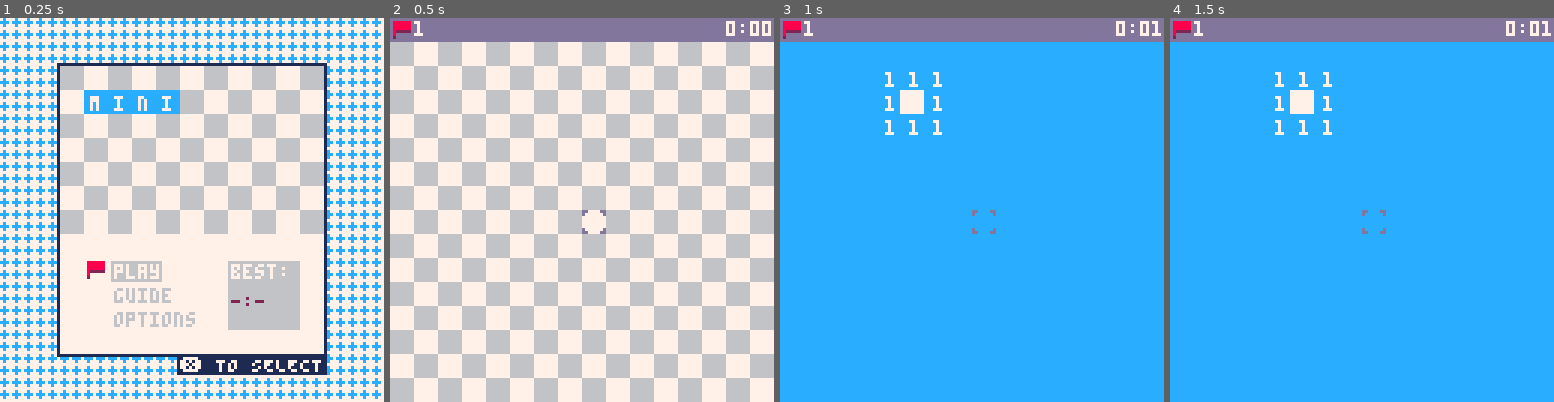
Above: before the commit, frames 1-4 (left to right).
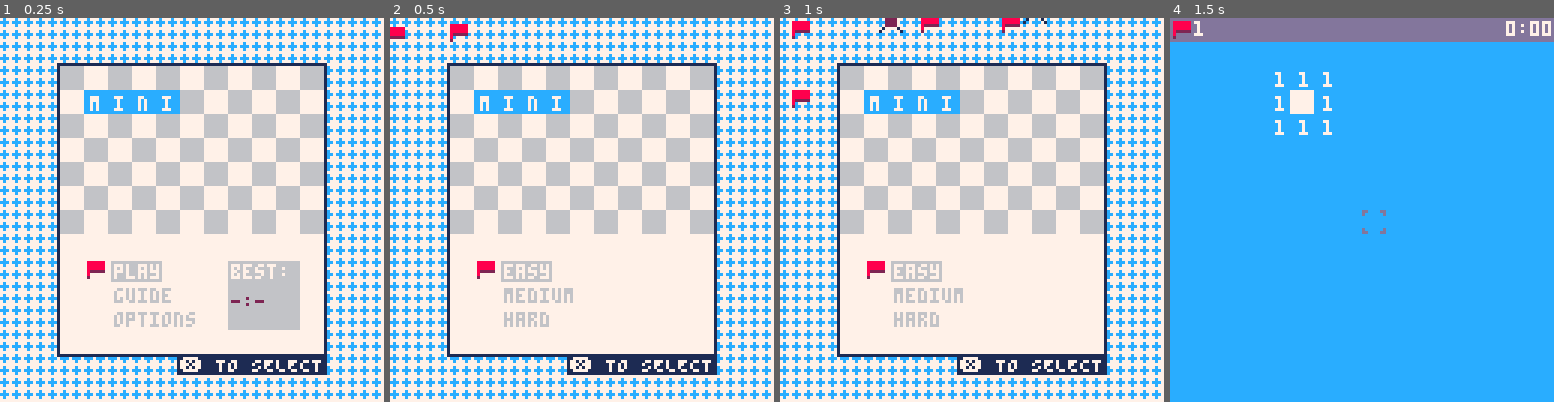
Above: after the commit, the same moments.

Repository: wsasaki01/mini-mines
Game: PICO-8 cartridge mini-mines.p8
Two runs of this game, one before a commit and one after it. Both use one fixed random seed, a clock stepped at 60 frames per second and the inputs below.
Inputs (mouse positions are in pixels of both pictures, inside the frame that each line leads up to):
- Up to frame 1 (0.25 s): no input
- Up to frame 2 (0.5 s): tap X (X key) at 0.33 s
- Up to frame 3 (1 s): click (1060, 121) at 0.67 s; tap O (Z key) at 0.7 s
- Up to frame 4 (1.5 s): tap X (X key) at 1.07 s; click (1216, 267) at 1.22 s

Frame 1 is identical in both runs. In frame 2, 62% of the frame differs, in the area x 0-100%, y 0-100%; in frame 3, 87%; in frame 4, less than 0.1%.

Commit message:
Add difficulty menu

Diff:
--- a/main.lua
+++ b/main.lua
@@ -170,6 +170,79 @@
                     lose = false
                     play = false
                     menu = true
+                end
+            end
+        end
+    elseif difficulty then
+        -- if using controller
+        if controller then
+            -- movement
+            if btnp(3) and menu_y != 96 then
+                sfx(4)
+                menu_y += 8
+            elseif btnp(2) and menu_y != 80 then
+                sfx(4)
+                menu_y -= 8
+            end
+
+            -- x to select option
+            if btnp(5) then
+                -- disable menu
+                difficulty = false
+                play = true
+                sfx(5)
+
+                -- difficulty selection
+                -- maybe pass something into initialise()
+                if menu_y == 80 then
+                    --easy
+                    initialise()
+                elseif menu_y == 88 then
+                    --medium
+                    initialise()
+                elseif menu_y == 96 then
+                    --hard
+                    initialise()
+                end
+            end
+        -- if using mouse
+        elseif mouse then
+            -- bounds for "play" and "options" on main menu
+            hover_easy = (37 <= mo_x and mo_x <= 53) and (81 <= mo_y and mo_y <= 87)
+            hover_medium = (37 <= mo_x and mo_x <= 61) and (89 <= mo_y and mo_y <= 95)
+            hover_hard = (37 <= mo_x and mo_x <= 53) and (97 <= mo_y and mo_y <= 103)
+
+            -- set cursor position if hovering over an option
+            if hover_easy then
+                menu_y = 80
+            elseif hover_medium then
+                menu_y = 88
+            elseif hover_hard then
+                menu_y = 96
+            else
+                menu_y = false
+            end
+
+            -- left click to pick difficulty
+            if stat(34) == 1 and not sticky then
+                -- ensure player click accidentally in next screen
+                sticky = true
+
+                if hover_easy then
+                    sfx(5)
+                    difficulty = false
+                    play = true
+                    initialise()
+                elseif hover_medium then
+                    sfx(5)
+                    difficulty = false
+                    play = true
+                    initialise()
+                elseif hover_hard then
+                    sfx(5)
+                    difficulty = false
+                    play = true
+                    initialise()
                 end
             end
         end
@@ -346,8 +419,7 @@
 
                 -- if "play" selected, start the game
                 if menu_y == 80 then
-                    play = true
-                    initialise()
+                    difficulty = true
                 -- if "guide" selected, go to guide screen
                 elseif menu_y == 88 then
                     guide = true
@@ -384,8 +456,7 @@
                 if hover_play then
                     sfx(5)
                     menu = false
-                    play = true
-                    initialise()
+                    difficulty = true
                 -- if hovering over "play", start the game
                 elseif hover_guide then
                     sfx(5)
@@ -567,6 +638,42 @@
 
         -- draw options
         win_lose_message()
+    elseif difficulty then
+        -- draw main frame and background
+        if controller then
+            draw_title_menu("❎ TO SELECT")
+        elseif mouse then
+            draw_title_menu()
+        end
+        -- set a background for whichever option is currently selected
+        if menu_y == 80 then
+            rectfill(37, 81, 53, 87, 6)
+
+            print("easy", 38, 82, 7)
+            print("medium", 38, 90, 6)
+            print("hard", 38, 98, 6)
+        elseif menu_y == 88 then
+            rectfill(37, 89, 61, 95, 6)
+
+            print("easy", 38, 82, 6)
+            print("medium", 38, 90, 7)
+            print("hard", 38, 98, 6)
+        elseif menu_y == 96 then
+            rectfill(37, 97, 53, 103, 6)
+
+            print("easy", 38, 82, 6)
+            print("medium", 38, 90, 6)
+            print("hard", 38, 98, 7)
+        else
+            print("easy", 38, 82, 6)
+            print("medium", 38, 90, 6)
+            print("hard", 38, 98, 6)
+        end
+
+        -- if the player is hovering over an option, draw the flag next to it
+        if menu_y != false then
+            spr(3, menu_x, menu_y)
+        end
     elseif play then
         -- clear screen with grey background
         cls(13)
